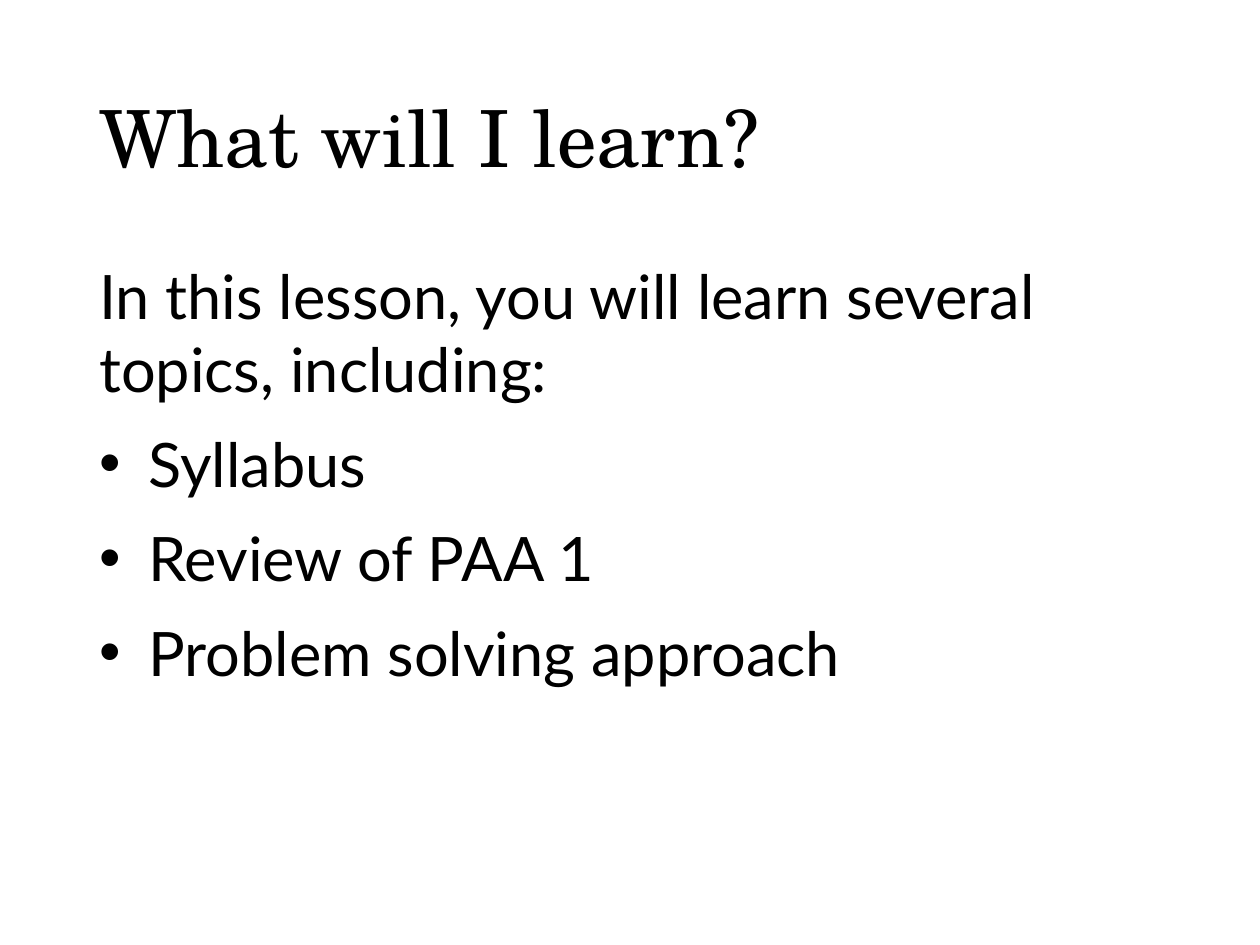
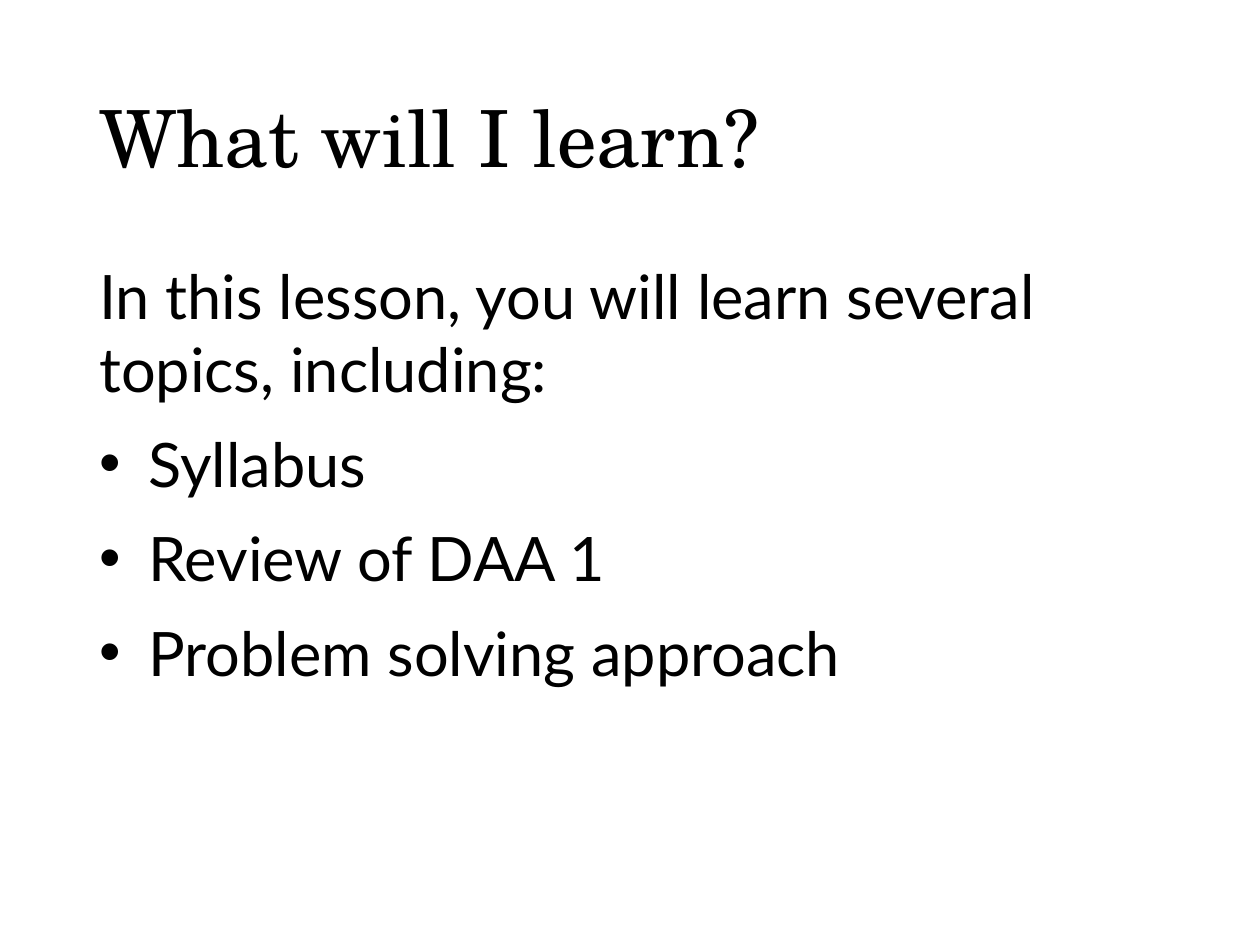
Before and after one commit to munif/paa-2, a slide deck: slide 6 of 161702/presentation/01 - Syllabus, Review of PAA 1/01. Syllabus, Review of PAA 1.pptx (slide 4 before the commit). Drawn at 1260x945 pixels with LibreOffice and Linux fonts; fonts in the diff are those of the drawing. Boxes give left, top, right and bottom in pixels: in the first picture for what was removed or moved away, otherwise in the second. Text is boxed around its words. In the diff, an @@ line names an element or a change of style, - is before the commit and + after.

```diff
--- a/161702/presentation/01 - Syllabus, Review of PAA 1/01. Syllabus, Review of PAA 1.pptx
+++ b/161702/presentation/01 - Syllabus, Review of PAA 1/01. Syllabus, Review of PAA 1.pptx
@@ text at [148,536,606,582]: text changed @@
-• Review of PAA 1
+• Review of DAA 1
```
Also in this commit, not shown: 4 other slides changed, 27 slides added, 3 slides removed, 8 other files.
